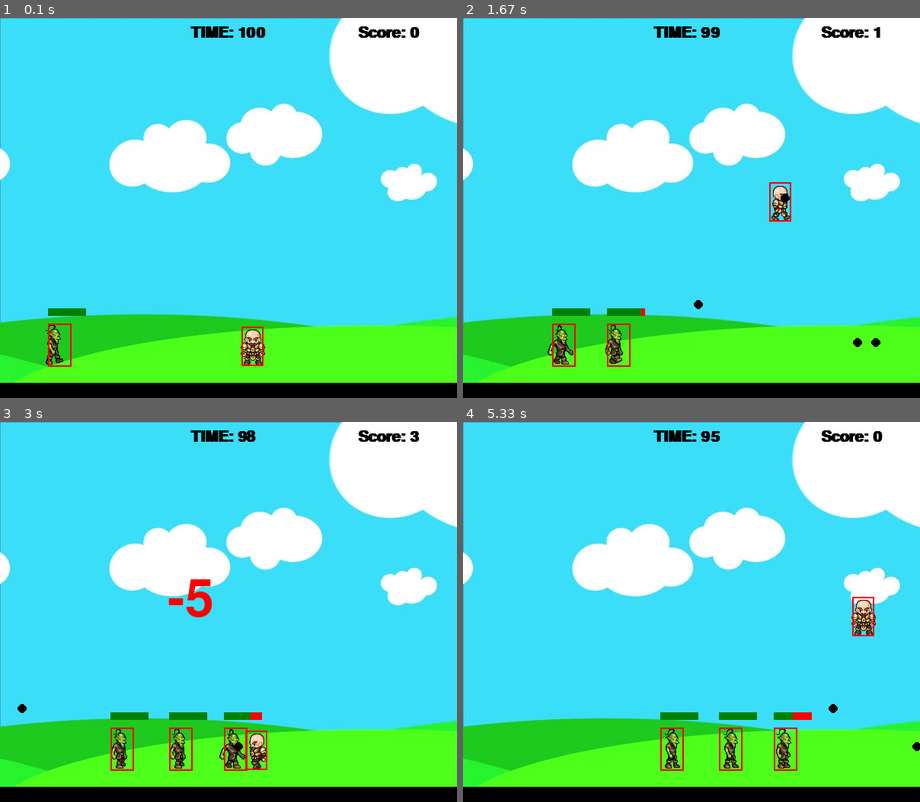
Above: before the commit, frames 1-4 (two rows, left to right).
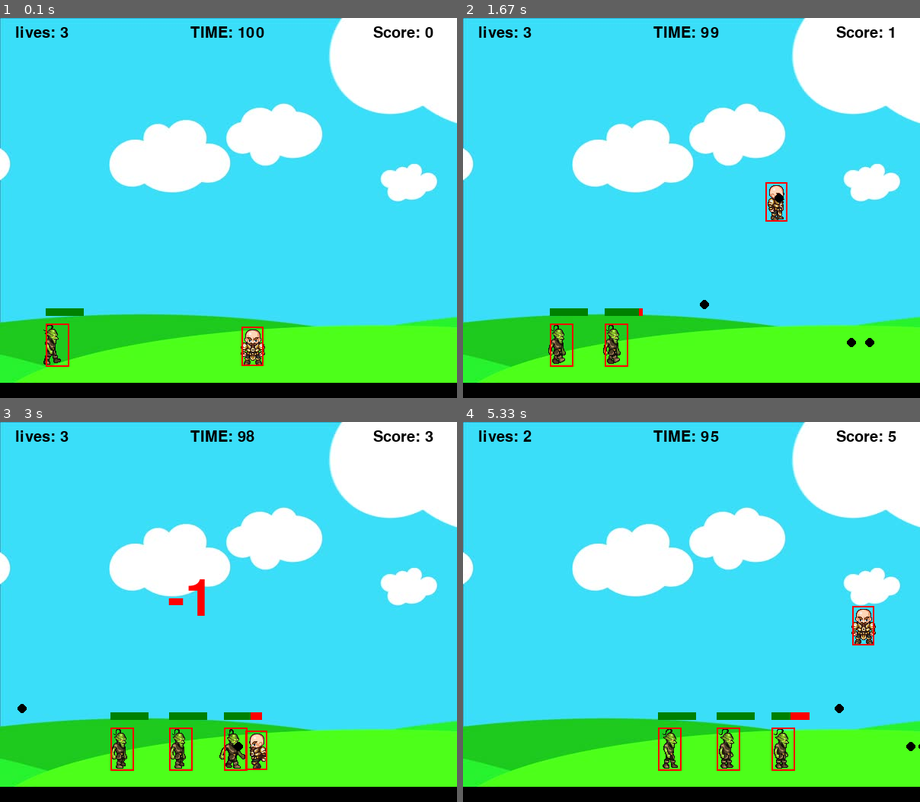
Above: after the commit, the same moments.

Repository: zeroam/pygame_goblin
Game: pygame game, started from main.py
Same seed, same stepped clock (60 frames per second), same inputs: the game is played once before the commit and once after it.
Inputs:
- Up to frame 1 (0.1 s): no input
- Up to frame 2 (1.67 s): tap Space at 0.33, 0.73, 1.03, 1.23, 1.57 s; hold Right 0.67-1.13 s; hold Up 1.17-1.47 s; hold Right from 1.5 s (still down)
- Up to frame 3 (3 s): tap Space at 1.87, 2.07, 2.37, 2.63, 2.93 s; release Right at 1.97 s; hold Left 2-2.53 s; hold Left 2.57-2.97 s
- Up to frame 4 (5.33 s): hold Left 4.07-4.53 s; tap Space at 4.13, 4.63, 4.93, 5.13 s; hold Right 4.57-5.03 s; hold Up from 5.07 s (still down)

The runs differ from the first frame. In frame 1, 1.0% of the frame differs, in the area x 3-95%, y 2-92%; in frame 2, 2.0%; in frame 3, 0.9%; in frame 4, 2.5%, in the area x 3-100%, y 2-92%.

Commit message:
add lives, restart button - when lives 0, game over - press 'r' restart game when game over

Diff:
--- a/character.py
+++ b/character.py
@@ -35,8 +35,11 @@
         self.isJump = False
         self.left = False
         self.right = False
+
         self.walkCount = 0
         self.jumpCount = 10
+        self.lives = 3
+
         self.hitbox = (self.x + 17, self.y + 11, 29, 52)
 
     def draw(self, win):
@@ -65,9 +68,11 @@
         self.walkCount = 0
 
         font = pygame.font.SysFont("comicsans", 100)
-        text = font.render("-5", 1, (255, 0, 0))
+        text = font.render("-1", 1, (255, 0, 0))
         win.blit(text, (250 - (text.get_width() // 2), 200))
         pygame.display.update()
+
+        self.lives -= 1
 
         i = 0
         while i < 100:
--- a/game.py
+++ b/game.py
@@ -12,22 +12,37 @@
     def __init__(self, width: int, height: int):
         self.width = width
         self.height = height
+
+        pygame.init()
+
+        # window
+        self.win = pygame.display.set_mode((self.width, self.height))
+
+        # background
+        self.bg = pygame.image.load(str(data_dir / "bg.jpg"))
+
+        # clock
+        self.clock = pygame.time.Clock()
+
+        # sound
+        self.bullet_sound = pygame.mixer.Sound(str(data_dir / "bullet.ogg"))
+        self.hit_sound = pygame.mixer.Sound(str(data_dir / "hit.ogg"))
+        self.music = pygame.mixer.music.load(str(data_dir / "music.mp3"))
+        self.bgm_on = True
+        self.effect_on = True
+
+        # font
+        self.font = pygame.font.SysFont("comicsans", 30)
+        self.font_bold = pygame.font.SysFont("comicsans", 30, True)
+        self.font_notify = pygame.font.SysFont("comicsans", 50, True)
+
+
+    def initialize(self):
         self.score = 0
         self.time = 100
 
-        self.win = None
-        self.bg = None
-        self.clock = None
-
-        # sound
-        self.bullet_sound = None
-        self.bullet_sound_on = True
-        self.hit_sound = None
-        self.hit_sound_on = True
-
-        # font
-        self.font = None
-        self.font_notify = None
+        if self.bgm_on:
+            pygame.mixer.music.play(-1)
 
         # characters
         self.man: Player = Player(300, self.height - 105, 64, 64)
@@ -47,28 +62,6 @@
         self.bullets_limit = 5
         self.enemies_limit = 3
 
-    def initialize(self):
-        pygame.init()
-
-        # window
-        self.win = pygame.display.set_mode((self.width, self.height))
-
-        # background
-        self.bg = pygame.image.load(str(data_dir / "bg.jpg"))
-
-        # clock
-        self.clock = pygame.time.Clock()
-
-        # sound
-        self.bullet_sound = pygame.mixer.Sound(str(data_dir / "bullet.ogg"))
-        self.hit_sound = pygame.mixer.Sound(str(data_dir / "hit.ogg"))
-        self.music = pygame.mixer.music.load(str(data_dir / "music.mp3"))
-        pygame.mixer.music.play(-1)
-
-        # font
-        self.font = pygame.font.SysFont("comicsans", 30, True)
-        self.font_notify = pygame.font.SysFont("comicsans", 50, True)
-
     def loop_check(self):
         # shoot loop
         if self.shoot_loop > 0:
@@ -100,7 +93,8 @@
         if keys[pygame.K_SPACE] and self.shoot_loop == 0:
             if len(self.bullets) < self.bullets_limit:
                 facing = 1 if man.right else -1
-                self.bullet_sound.play()
+                if self.effect_on:
+                    self.bullet_sound.play()
                 self.bullets.append(Projectile(man.x + man.width // 2, man.y + man.height // 2, 6, (0, 0, 0), facing))
 
             self.shoot_loop = 1
@@ -138,8 +132,12 @@
 
 
     def time_thread(self):
-        while self.time > 0:
+        while True:
             time.sleep(1)
+
+            if self.man.lives == 0 or self.time == 0:
+                continue
+
             self.time -= 1
 
 
@@ -149,14 +147,24 @@
         win.blit(self.bg, (0, 0))
 
         score_text = self.font.render(f"Score: {self.score}", 1, (0, 0, 0))
-        win.blit(score_text, (self.width - 130, 10))
+        win.blit(score_text, (self.width - 110, 10))
         time_text = self.font.render(f"TIME: {self.time}", 1, (0, 0, 0))
         win.blit(time_text, (self.width // 2 - 50, 10))
-
-        # TIME OVER
-        if self.time == 0:
-            time_over_text = self.font_notify.render(f"TIME OVER", 1, (255, 0, 0))
-            self.win.blit(time_over_text, (self.width // 2 - 100, 100))
+        live_text = self.font.render(f"lives: {self.man.lives}", 1, (0, 0, 0))
+        win.blit(live_text, (20, 10))
+
+        if self.man.lives == 0 or self.time == 0:
+            if self.man.lives == 0:
+                text = "GAME OVER"
+            elif self.time == 0:
+                text = "TIME OVER"
+
+            game_over_text = self.font_notify.render(text, 1, (255, 0, 0))
+            self.win.blit(game_over_text, (self.width // 2 - 100, 100))
+            restart_text = self.font_bold.render("PRESS 'r' TO RESTART", 1, (0, 0, 0))
+            self.win.blit(restart_text, (self.width // 2 - 120, 250))
+
+            self.man.draw(win)
 
         if self.dead_loop % 2 == 0:
             self.man.draw(win)
@@ -168,6 +176,13 @@
             bullet.draw(win)
 
         pygame.display.update()
+
+    def restart_check(self):
+        keys = pygame.key.get_pressed()
+
+        # restart game
+        if keys[pygame.K_r]:
+            self.initialize()
 
     def start(self):
         self.initialize()
@@ -177,7 +192,6 @@
         time_t.start()
 
         # main loop
-        man = self.man
         run = True
         while run:
             self.clock.tick(27)
@@ -186,6 +200,13 @@
             for event in pygame.event.get():
                 if event.type == pygame.QUIT:
                     run = False
+
+            self.redraw_game_window()
+
+            # game over
+            if self.time == 0 or self.man.lives == 0:
+                self.restart_check()
+                continue
 
             self.loop_check()
 
@@ -199,14 +220,14 @@
 
             # goblins hit player
             for goblin in self.goblins:
-                if self.dead_loop > 0 or self.time == 0:
+                if self.dead_loop > 0:
                     break
 
-                if man.hitbox[1] < goblin.hitbox[1] + goblin.hitbox[3] and man.hitbox[1] + man.hitbox[3] > goblin.hitbox[1]:
-                    if man.hitbox[0] + man.hitbox[2] > goblin.hitbox[0] and man.hitbox[0] < goblin.hitbox[0] + goblin.hitbox[2]:
-                        self.hit_sound.play()
-                        man.hit(self.win)
-                        self.score -= 5
+                if self.man.hitbox[1] < goblin.hitbox[1] + goblin.hitbox[3] and self.man.hitbox[1] + self.man.hitbox[3] > goblin.hitbox[1]:
+                    if self.man.hitbox[0] + self.man.hitbox[2] > goblin.hitbox[0] and self.man.hitbox[0] < goblin.hitbox[0] + goblin.hitbox[2]:
+                        if self.effect_on:
+                            self.hit_sound.play()
+                        self.man.hit(self.win)
                         self.dead_loop = 1
 
             # bullets hit goblins
@@ -228,6 +249,4 @@
 
             self.handling_keys()
 
-            self.redraw_game_window()
-
         pygame.quit()
Not shown, changed: README.md
